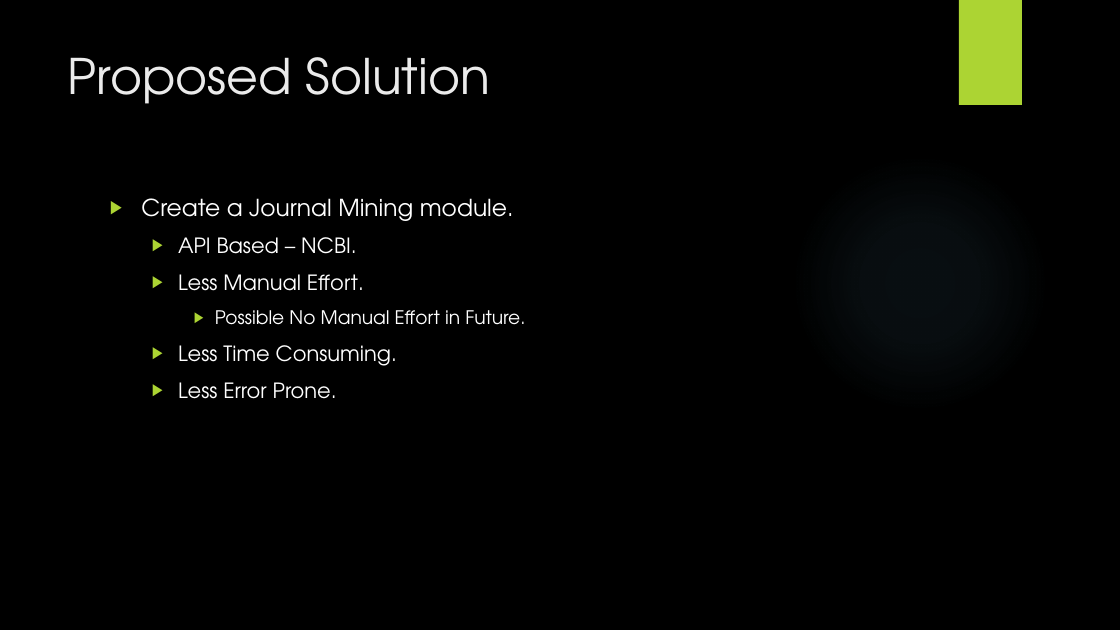
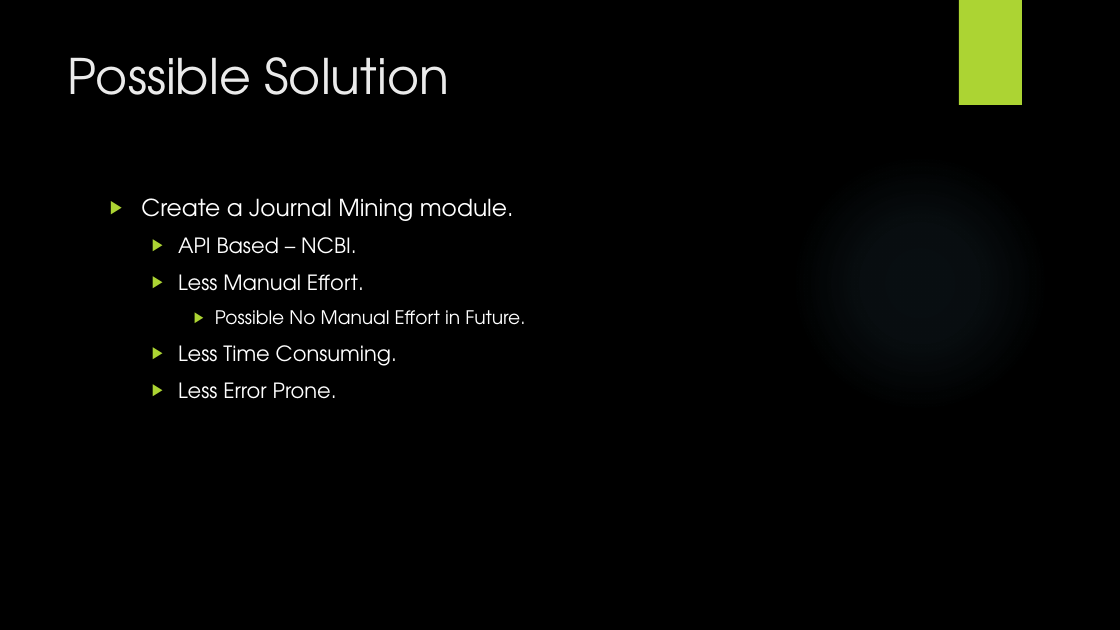
Before and after one commit to ravishbhupesh/labe, a slide deck: slide 3 of presentation/Solution_Labettor.pptx (slide 4 before the commit). Drawn at 1120x630 pixels with LibreOffice and Linux fonts; fonts in the diff are those of the drawing; background and template pictures are left out. Boxes give left, top, right and bottom in pixels: in the first picture for what was removed or moved away, otherwise in the second. Text is boxed around its words. In the diff, an @@ line names an element or a change of style, - is before the commit and + after.

```diff
--- a/presentation/Solution_Labettor.pptx
+++ b/presentation/Solution_Labettor.pptx
@@ title at <box>68,57,450,95</box>: text changed @@
-Proposed Solution
+Possible Solution
```
Also in this commit, not shown: 2 other slides changed, 1 slide removed, 2 other files.
